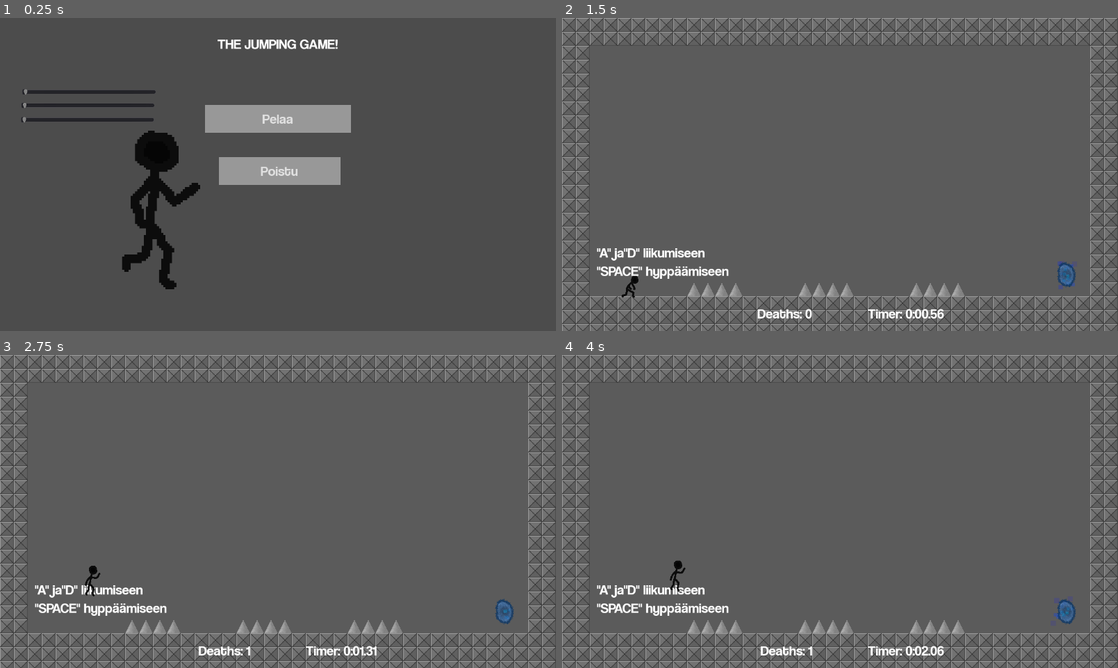
Above: before the commit, frames 1-4 (two rows, left to right).
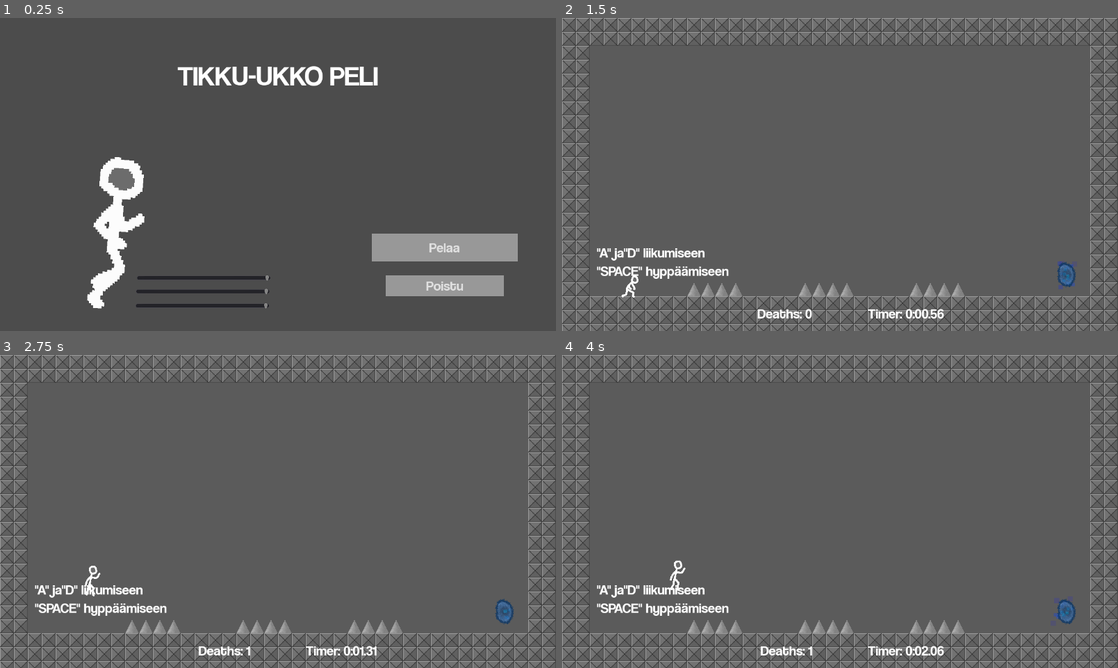
Above: after the commit, the same moments.

Repository: Diizisti/TikkuUkko-Peli
Game: Godot game, scene res://scenet/alotusruutu.tscn
Same seed, same stepped clock (60 frames per second), same inputs: the game is played once before the commit and once after it.
Inputs:
- Up to frame 1 (0.25 s): no input
- Up to frame 2 (1.5 s): click "Poistu" at 0.5 s; hold D (right) from 1.28 s (still down); hold S (crouch) from 1.28 s (still down)
- Up to frame 3 (2.75 s): keep holding D (right); tap Space (jump) at 1.52, 1.55, 1.82, 2.1, 2.27, 2.57 s; release S (crouch) at 2.03 s; tap S (crouch) at 2.3 s
- Up to frame 4 (4 s): release D (right) at 2.78 s; hold A (left) 2.78-3.53 s; hold S (crouch) 2.78-3.53 s; tap Space (jump) at 3.05, 3.77 s; hold D (right) from 3.53 s (still down); tap S (crouch) at 3.6 s

The runs differ from the first frame. In frame 1, 16% of the frame differs, in the area x 3-94%, y 6-93%; in frame 2, less than 0.1%; in frame 3, 0.1%; in frame 4, 0.1%.

Commit message:
uudelleen järjestyksiä titlescreeniin

Diff:
--- a/scenet/alotusruutu.tscn
+++ b/scenet/alotusruutu.tscn
@@ -1,7 +1,8 @@
-[gd_scene load_steps=17 format=2]
+[gd_scene load_steps=18 format=2]
 
 [ext_resource path="res://scenet/alotusruutu.gd" type="Script" id=1]
 [ext_resource path="res://pelaaja/pelaaja.png" type="Texture" id=2]
+[ext_resource path="res://assets/large.tres" type="DynamicFont" id=3]
 
 [sub_resource type="AtlasTexture" id=1]
 atlas = ExtResource( 2 )
@@ -17,43 +18,43 @@
 
 [sub_resource type="AtlasTexture" id=4]
 atlas = ExtResource( 2 )
-region = Rect2( 512, 0, 64, 96 )
+region = Rect2( 576, 0, 64, 96 )
 
 [sub_resource type="AtlasTexture" id=5]
 atlas = ExtResource( 2 )
-region = Rect2( 192, 0, 64, 96 )
+region = Rect2( 512, 0, 64, 96 )
 
 [sub_resource type="AtlasTexture" id=6]
 atlas = ExtResource( 2 )
-region = Rect2( 256, 0, 64, 96 )
+region = Rect2( 448, 0, 64, 96 )
 
 [sub_resource type="AtlasTexture" id=7]
 atlas = ExtResource( 2 )
-region = Rect2( 320, 0, 64, 96 )
+region = Rect2( 192, 0, 64, 96 )
 
 [sub_resource type="AtlasTexture" id=8]
 atlas = ExtResource( 2 )
-region = Rect2( 384, 0, 64, 96 )
+region = Rect2( 256, 0, 64, 96 )
 
 [sub_resource type="AtlasTexture" id=9]
 atlas = ExtResource( 2 )
-region = Rect2( 640, 0, 64, 96 )
+region = Rect2( 320, 0, 64, 96 )
 
 [sub_resource type="AtlasTexture" id=10]
 atlas = ExtResource( 2 )
-region = Rect2( 704, 0, 64, 96 )
+region = Rect2( 384, 0, 64, 96 )
 
 [sub_resource type="AtlasTexture" id=11]
 atlas = ExtResource( 2 )
-region = Rect2( 768, 0, 64, 96 )
+region = Rect2( 640, 0, 64, 96 )
 
 [sub_resource type="AtlasTexture" id=12]
 atlas = ExtResource( 2 )
-region = Rect2( 448, 0, 64, 96 )
+region = Rect2( 704, 0, 64, 96 )
 
 [sub_resource type="AtlasTexture" id=13]
 atlas = ExtResource( 2 )
-region = Rect2( 576, 0, 64, 96 )
+region = Rect2( 768, 0, 64, 96 )
 
 [sub_resource type="SpriteFrames" id=14]
 animations = [ {
@@ -64,27 +65,27 @@
 }, {
 "frames": [ SubResource( 4 ) ],
 "loop": true,
+"name": "crouch",
+"speed": 5.0
+}, {
+"frames": [ SubResource( 5 ) ],
+"loop": true,
 "name": "falling",
 "speed": 5.0
 }, {
-"frames": [ SubResource( 5 ), SubResource( 6 ), SubResource( 7 ), SubResource( 8 ) ],
+"frames": [ SubResource( 6 ) ],
+"loop": true,
+"name": "jumping",
+"speed": 5.0
+}, {
+"frames": [ SubResource( 7 ), SubResource( 8 ), SubResource( 9 ), SubResource( 10 ) ],
 "loop": true,
 "name": "running",
 "speed": 10.0
 }, {
-"frames": [ SubResource( 9 ), SubResource( 10 ), SubResource( 11 ) ],
+"frames": [ SubResource( 11 ), SubResource( 12 ), SubResource( 13 ) ],
 "loop": true,
 "name": "crouch_walk",
-"speed": 5.0
-}, {
-"frames": [ SubResource( 12 ) ],
-"loop": true,
-"name": "jumping",
-"speed": 5.0
-}, {
-"frames": [ SubResource( 13 ) ],
-"loop": true,
-"name": "crouch",
 "speed": 5.0
 } ]
 
@@ -97,83 +98,93 @@
 }
 
 [node name="peliin" type="Button" parent="."]
-anchor_left = 0.375
-anchor_top = 0.278
-anchor_right = 0.631
-anchor_bottom = 0.367
-margin_left = -8.00003
-margin_top = -0.160019
+anchor_left = 0.669
+anchor_top = 0.689
+anchor_right = 0.931
+anchor_bottom = 0.778
+margin_left = -0.320068
+margin_top = -0.0800171
 margin_right = 0.319946
-margin_bottom = -0.240021
+margin_bottom = -0.160034
 text = "Pelaa"
 __meta__ = {
 "_edit_use_anchors_": false
 }
 
-[node name="peliin2" type="Button" parent="."]
-anchor_left = 0.394
-anchor_top = 0.444
-anchor_right = 0.612
-anchor_bottom = 0.533
-margin_left = -0.320038
-margin_top = 0.319977
-margin_right = 0.639954
-margin_bottom = 0.23996
+[node name="poistu" type="Button" parent="."]
+anchor_left = 0.694
+anchor_top = 0.822
+anchor_right = 0.906
+anchor_bottom = 0.889
+margin_left = -0.320007
+margin_top = 0.159973
+margin_right = 0.319946
+margin_bottom = -0.0800171
 text = "Poistu"
 __meta__ = {
 "_edit_use_anchors_": false
 }
 
 [node name="sprite" type="AnimatedSprite" parent="."]
-position = Vector2( 351.026, 389.489 )
+position = Vector2( 264, 440 )
+rotation = 0.0872665
 scale = Vector2( 5, 5 )
 frames = SubResource( 14 )
 animation = "running"
-frame = 2
+frame = 3
 playing = true
 
-[node name="Label" type="Label" parent="."]
+[node name="title" type="Label" parent="."]
+anchor_top = 0.1
 anchor_right = 1.0
 anchor_bottom = 0.267
-margin_bottom = -72.24
-text = "THE JUMPING GAME!"
+margin_bottom = -0.23999
+custom_fonts/font = ExtResource( 3 )
+text = "TIKKU-UKKO PELI"
 align = 1
 valign = 1
+__meta__ = {
+"_edit_use_anchors_": false
+}
 
 [node name="r" type="HSlider" parent="."]
-margin_left = 51.349
-margin_top = 155.991
-margin_right = 359.349
-margin_bottom = 183.991
+margin_left = 315.464
+margin_top = 584.0
+margin_right = 623.464
+margin_bottom = 612.0
 min_value = 0.05
 max_value = 0.99
 step = 0.01
-value = 0.05
+value = 0.99
+tick_count = 1
 __meta__ = {
 "_edit_use_anchors_": false
 }
 
 [node name="g" type="HSlider" parent="."]
-margin_left = 49.1452
-margin_top = 187.489
-margin_right = 357.145
-margin_bottom = 215.489
+margin_left = 313.26
+margin_top = 615.498
+margin_right = 621.26
+margin_bottom = 643.498
 min_value = 0.05
 max_value = 0.99
 step = 0.01
-value = 0.05
+value = 0.99
 
 [node name="b" type="HSlider" parent="."]
-margin_left = 47.8853
-margin_top = 219.617
-margin_right = 355.885
-margin_bottom = 247.617
+margin_left = 312.0
+margin_top = 647.626
+margin_right = 620.0
+margin_bottom = 675.626
 min_value = 0.05
 max_value = 0.99
 step = 0.01
-value = 0.05
+value = 0.99
+__meta__ = {
+"_edit_use_anchors_": false
+}
 [connection signal="pressed" from="peliin" to="." method="_on_peliin_pressed"]
-[connection signal="pressed" from="peliin2" to="." method="_on_peliin_pressed"]
+[connection signal="pressed" from="poistu" to="." method="_on_peliin_pressed"]
 [connection signal="value_changed" from="r" to="." method="_update_player_color"]
 [connection signal="value_changed" from="g" to="." method="_update_player_color"]
 [connection signal="value_changed" from="b" to="." method="_update_player_color"]
